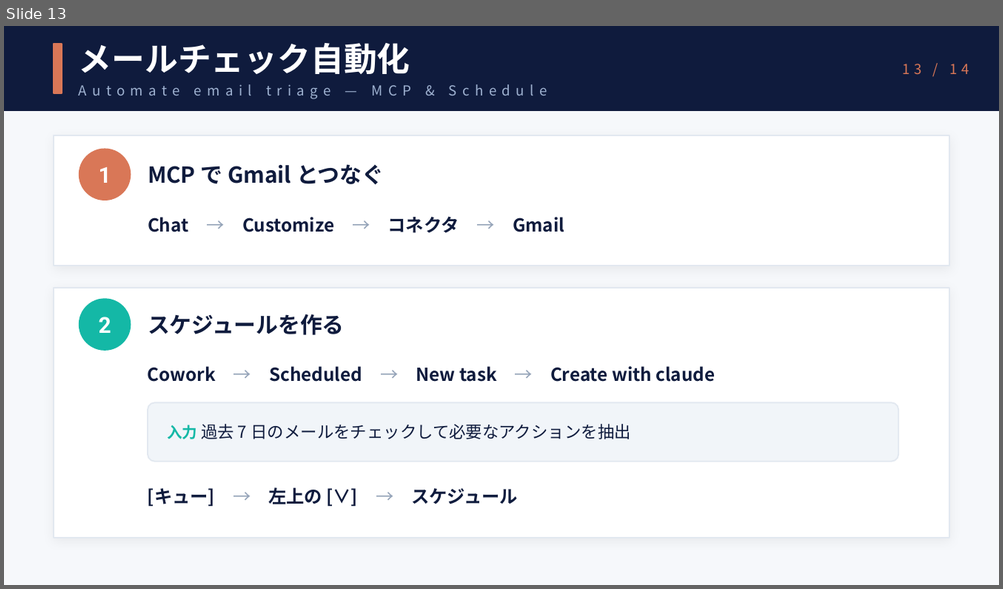
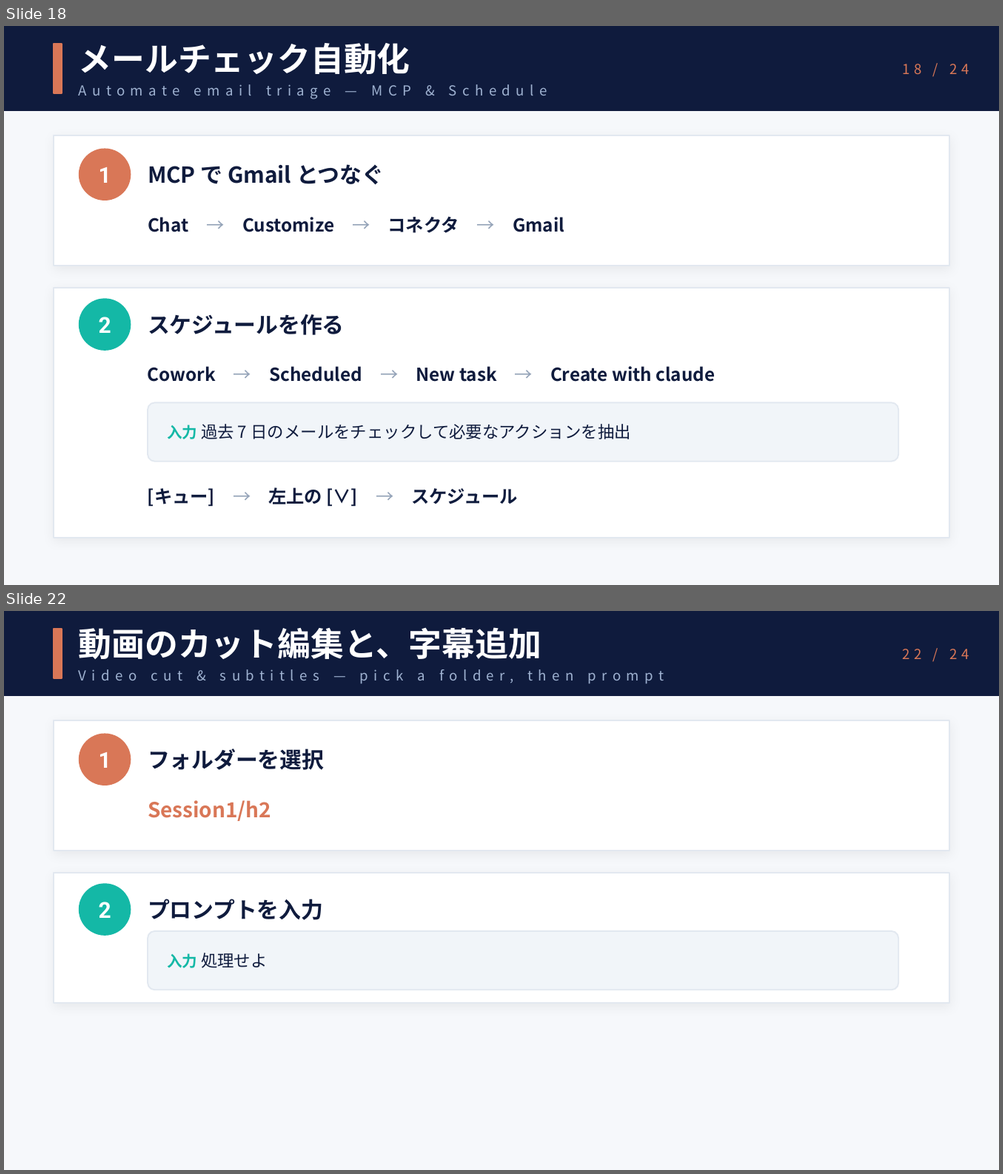
Before and after one commit to crumbjp/ai_study_group, a slide deck: session1/session1.pptx. Shown one above the other, each under a label of ours: slide 13 before the commit, slides 18 and 22 after it; the slides between them are not shown. The pictures are 1003x589 and 1003x1174 pixels, drawn with LibreOffice and Linux fonts; fonts in the diff are those of the drawing. Boxes give left, top, right and bottom in pixels: in the first picture for what was removed or moved away, otherwise in the second. Text is boxed around its words. In the diff, an @@ line names an element or a change of style, - is before the commit and + after.

```diff
--- a/session1/session1.pptx
+++ b/session1/session1.pptx
@@ slide 22 added at (4, 611, 999, 1170), background #F6F8FB @@
@@ rectangle added at (4, 611, 999, 695), fill #0F1B3D, outline #0F1B3D 1 pt @@
@@ rectangle added at (54, 629, 62, 678), fill #D97757, outline #D97757 1 pt @@
@@ text added at (79, 627, 541, 659), 24 pt, text #FFFFFF, bold @@
+動画のカット編集と、字幕追加
@@ text added at (902, 649, 968, 659), 10 pt, text #D97757 @@
+22 / 24
@@ text added at (151, 669, 664, 684), 10 pt, text #9FB2D1 @@
+Video cut & subtitles — pick a folder, then prompt
@@ rectangle added at (54, 721, 949, 851), fill #FFFFFF, outline #E2E8F0 1 pt @@
@@ ellipse added at (79, 733, 131, 785), fill #D97757, 16 pt, text #FFFFFF, bold @@
+1
@@ text added at (148, 749, 324, 770), 16 pt, text #0F1B3D, bold @@
+フォルダーを選択
@@ text added at (148, 800, 271, 821), 15 pt, text #D97757, bold @@
+Session1/h2
@@ rectangle added at (54, 872, 949, 1003), fill #FFFFFF, outline #E2E8F0 1 pt @@
@@ ellipse added at (79, 883, 131, 935), fill #14B8A6, 16 pt, text #FFFFFF, bold @@
+2
@@ text added at (148, 899, 323, 920), 16 pt, text #0F1B3D, bold @@
+プロンプトを入力
@@ rounded rectangle added at (148, 931, 898, 990), fill #F1F5F9, outline #E2E8F0 1 pt, 12 pt, text #0F1B3D @@
+入力 処理せよ
@@ what was slide 13 is now slide 18 @@
@@ slide 18 changed as well @@
@@ text at (902, 64, 968, 74): text changed @@
-13 / 14
+18 / 24
```
Also in this commit, not shown: 13 other slides changed, 9 other slides added.
